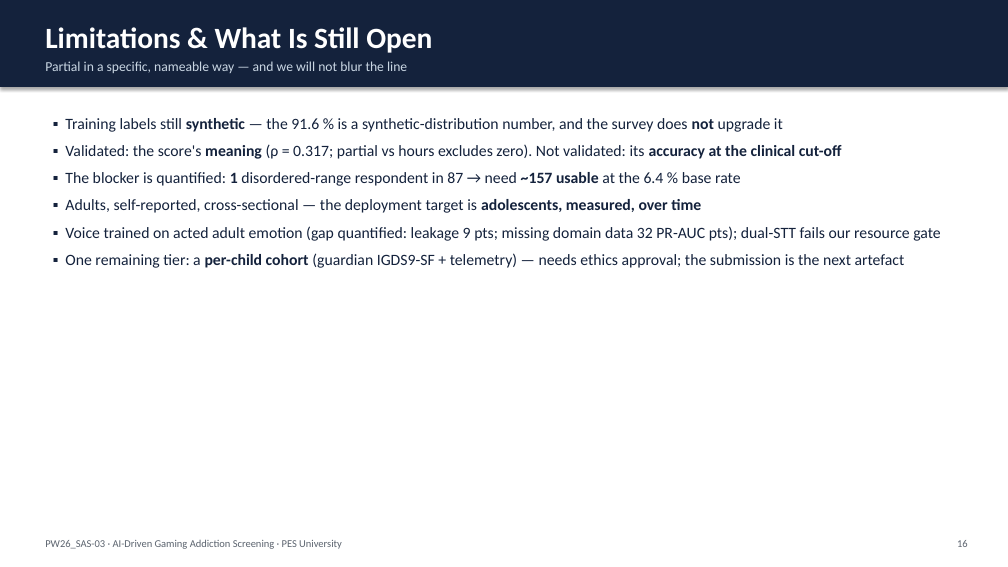
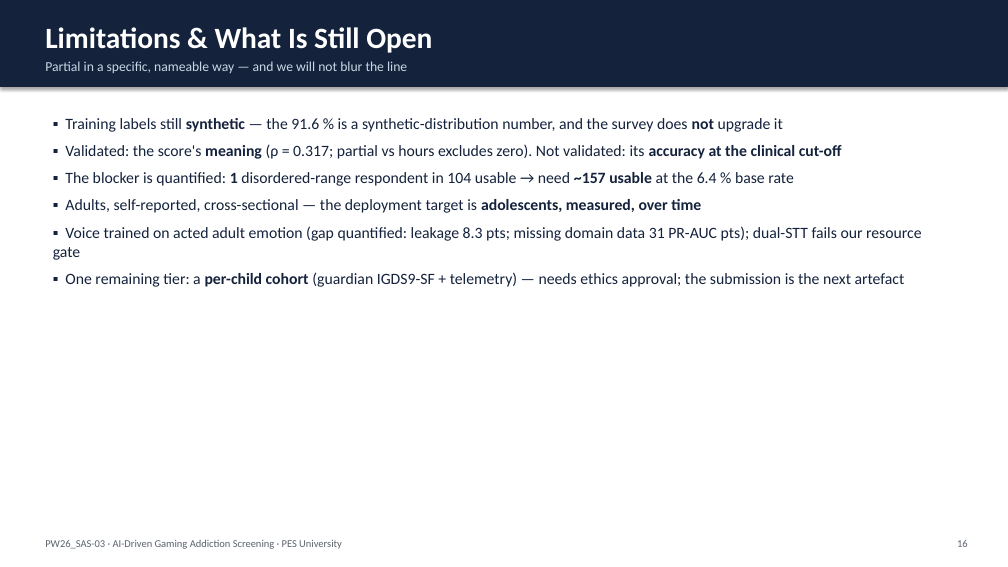
Before and after one commit to kaustubhagarwal21/gaming-addiction-detection-capstone, a slide deck: slide 16 of docs/DEFENSE_DECK.pptx. Drawn at 1008x567 pixels with LibreOffice and Linux fonts; fonts in the diff are those of the drawing. Boxes give left, top, right and bottom in pixels: in the first picture for what was removed or moved away, otherwise in the second. Text is boxed around its words. In the diff, an @@ line names an element or a change of style, - is before the commit and + after.

```diff
--- a/docs/DEFENSE_DECK.pptx
+++ b/docs/DEFENSE_DECK.pptx
@@ text at <box>65,172,793,186</box>: text changed @@
-▪ The blocker is quantified: 1 disordered-range respondent in 87 → need ~157 usable at the 6.4 % base rate
+▪ The blocker is quantified: 1 disordered-range respondent in 104 usable → need ~157 usable at the 6.4 % base rate
@@ text at <box>53,226,922,260</box>: text changed @@
-▪ Voice trained on acted adult emotion (gap quantified: leakage 9 pts; missing domain data 32 PR-AUC pts); dual-STT fails our resource gate
+▪ Voice trained on acted adult emotion (gap quantified: leakage 8.3 pts; missing domain data 31 PR-AUC pts); dual-STT fails our resource gate
```
Also in this commit, not shown: 3 other slides changed, 16 other files.
